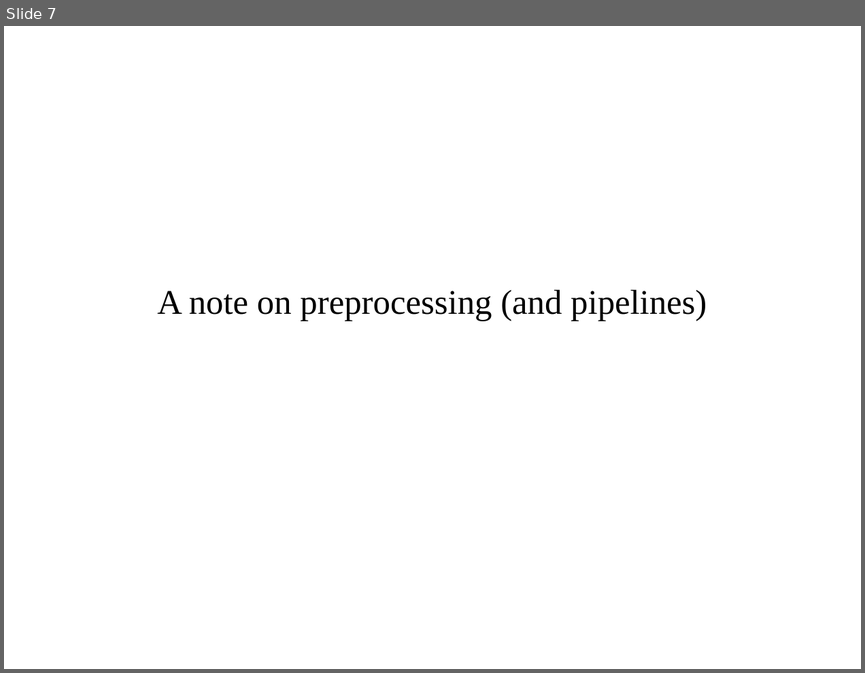
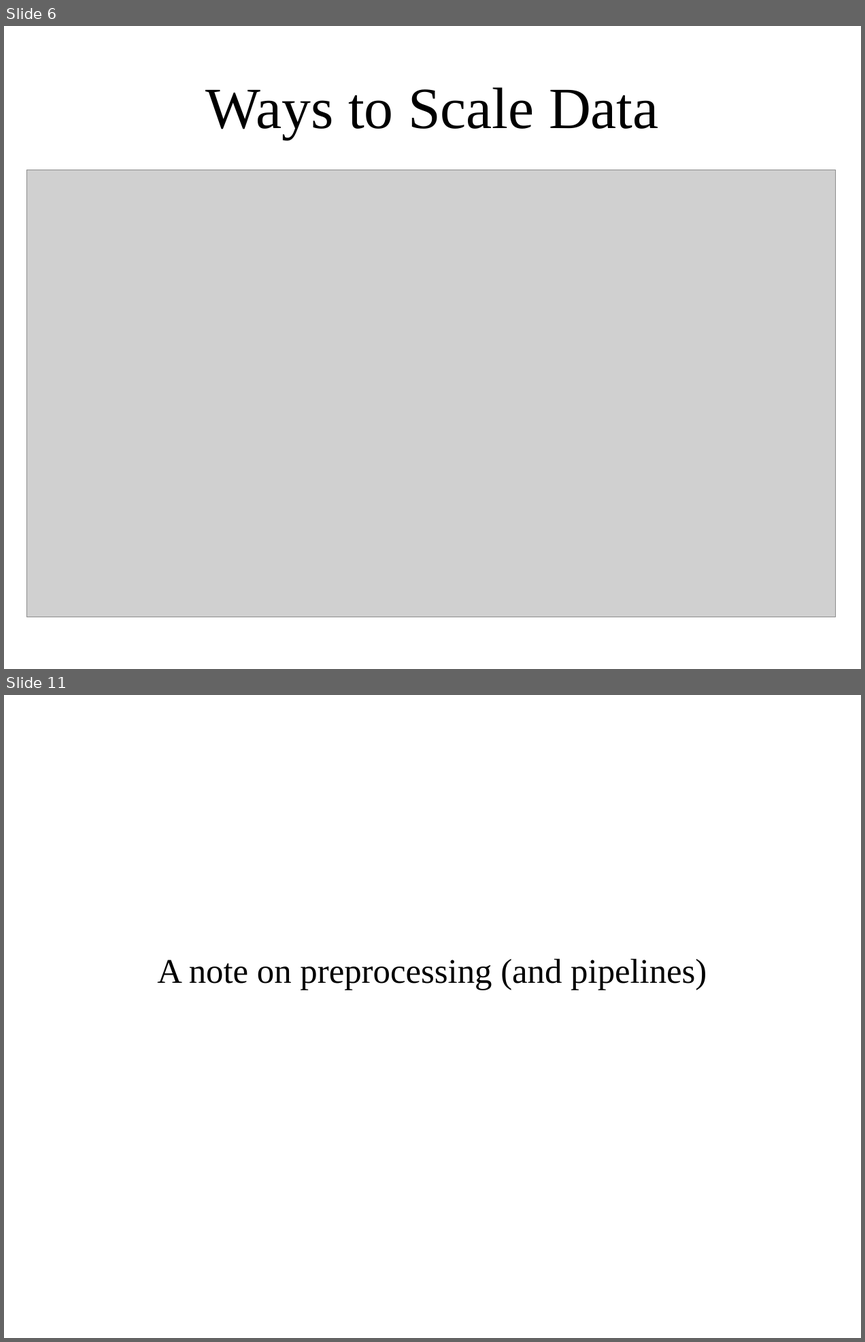
Before and after one commit to amueller/applied_ml_spring_2017, a slide deck: slides/aml-07-020817.odp. Shown one above the other, each under a label of ours: slide 7 before the commit, slides 6 and 11 after it; the slides between them are not shown. The pictures are 865x673 and 865x1342 pixels, drawn with LibreOffice and Linux fonts; fonts in the diff are those of the drawing; grey boxes stand for pictures. Boxes give left, top, right and bottom in pixels: in the first picture for what was removed or moved away, otherwise in the second. Text is boxed around its words. In the diff, an @@ line names an element or a change of style, - is before the commit and + after.

```diff
--- a/slides/aml-07-020817.odp
+++ b/slides/aml-07-020817.odp
@@ slide 6 added at <box>4,26,861,669</box>, background #FFFFFF @@
@@ title added at <box>206,87,659,139</box>, 54 pt, text #000000 @@
+Ways to Scale Data
@@ picture added at <box>26,170,836,617</box> @@
@@ what was slide 7 is now slide 11 @@
```
Also in this commit, not shown: 1 slide changed, 22 other slides added, 5 slides removed, 1 other file.
